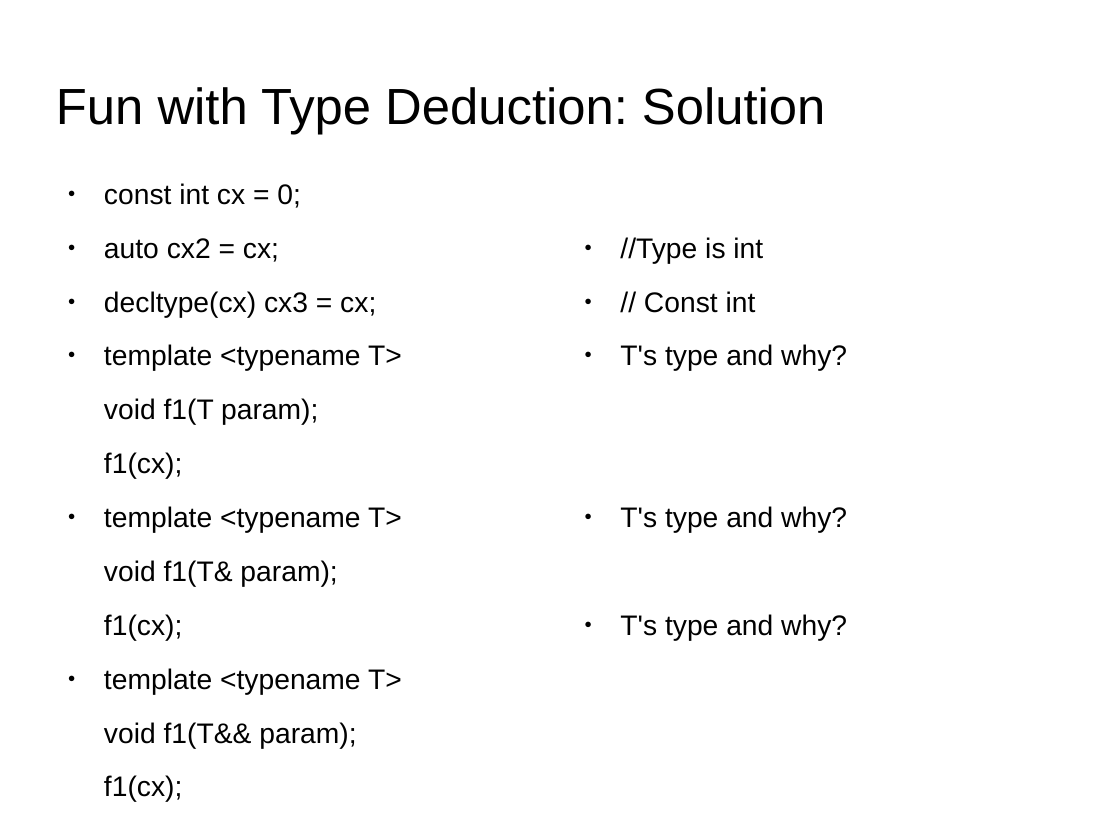
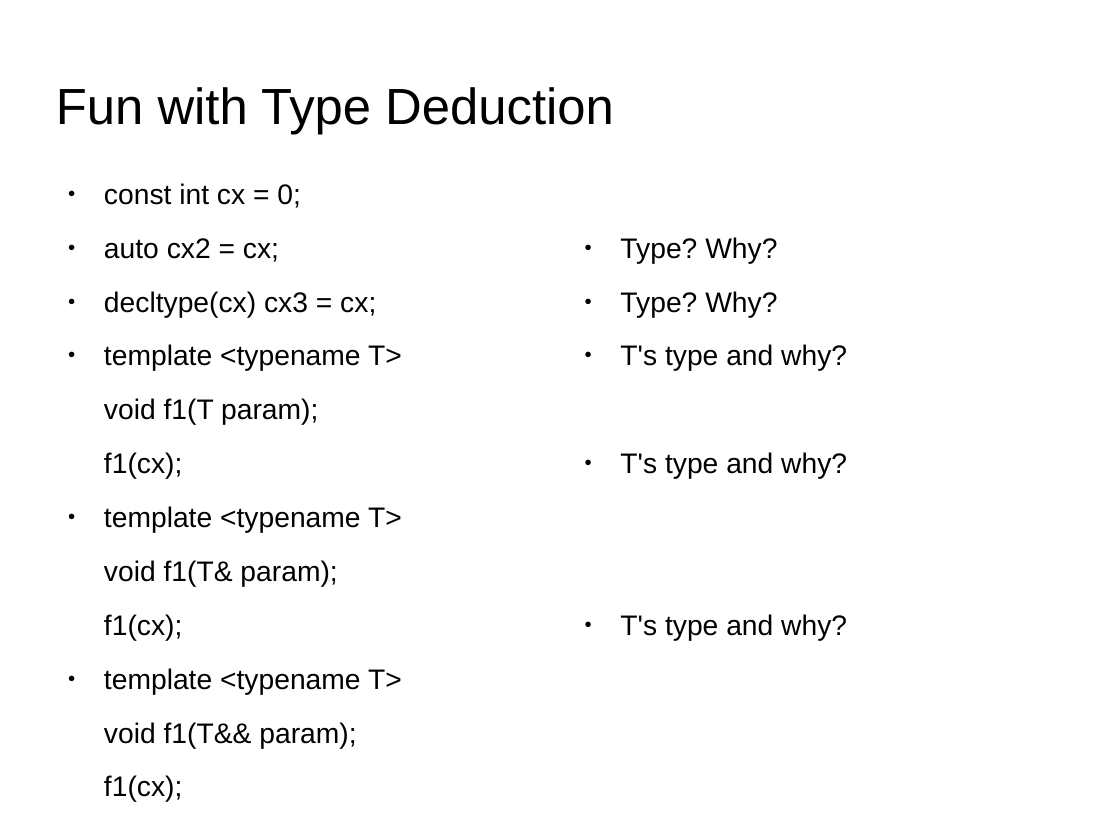
Before and after one commit to kks32/cpp-software-development, a slide deck: slide 2 of Ex22_C++_Quiz/Ex22_C++_Quiz.odp (slide 3 before the commit). Drawn at 1120x840 pixels with LibreOffice and Linux fonts; fonts in the diff are those of the drawing; background and template pictures are left out. Boxes give left, top, right and bottom in pixels: in the first picture for what was removed or moved away, otherwise in the second. Text is boxed around its words. In the diff, an @@ line names an element or a change of style, - is before the commit and + after.

```diff
--- a/Ex22_C++_Quiz/Ex22_C++_Quiz.odp
+++ b/Ex22_C++_Quiz/Ex22_C++_Quiz.odp
@@ title at [56,87,614,134]: text changed @@
-Fun with Type Deduction: Solution
+Fun with Type Deduction
@@ text at [620,237,777,317]: text changed @@
-● //Type is int
-● // Const int
+● Type? Why?
+● Type? Why?
```
Also in this commit, not shown: 2 other slides changed, 1 other file.
